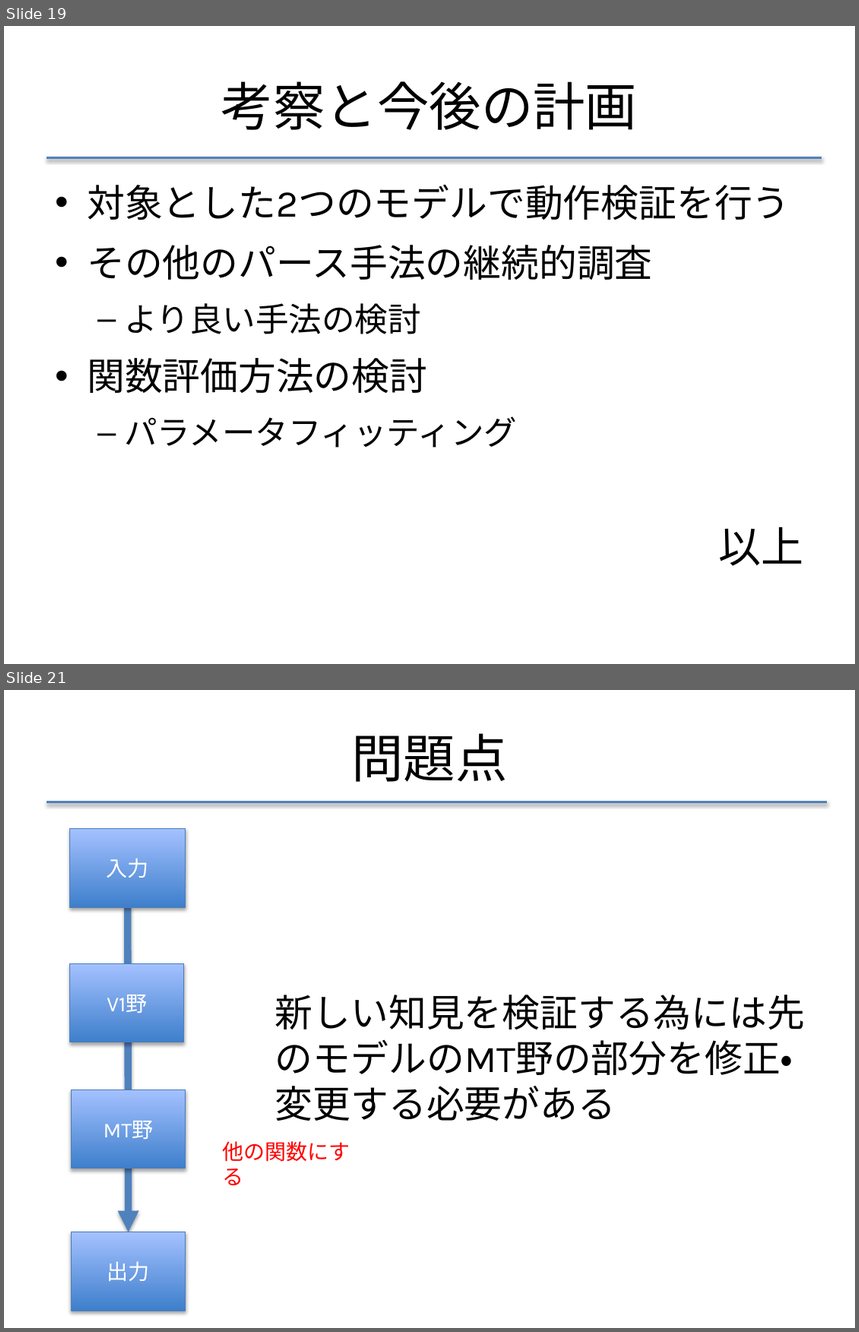
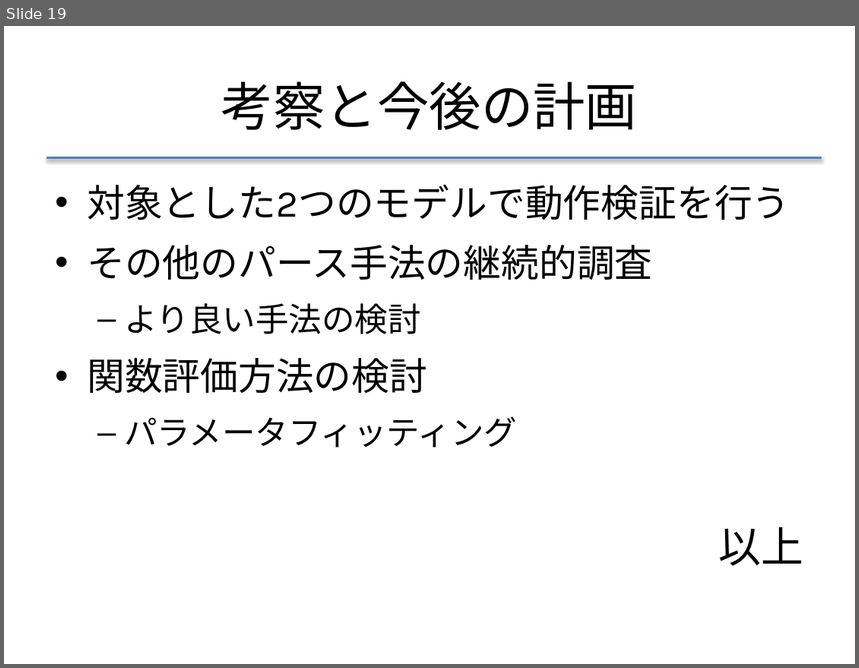
Before and after one commit to f-akazawa/akaz_uecdevelop, a slide deck: doc/中間発表資料.pptx. Shown one above the other, each under a label of ours: slides 19 and 21 before the commit, slide 19 after it; the slides between them are not shown. The pictures are 859x1332 and 859x668 pixels, drawn with LibreOffice and Linux fonts; fonts in the diff are those of the drawing. Boxes give left, top, right and bottom in pixels: in the first picture for what was removed or moved away, otherwise in the second. Text is boxed around its words. In the diff, an @@ line names an element or a change of style, - is before the commit and + after.

```diff
--- a/doc/中間発表資料.pptx
+++ b/doc/中間発表資料.pptx
@@ slide 21 removed at bbox=[4, 690, 855, 1328], background #FFFFFF @@
@@ title removed at bbox=[351, 733, 507, 782] @@
-問題点
@@ line removed from (47, 802) to (827, 802) @@
@@ rectangle removed at bbox=[69, 829, 186, 908] @@
-入力
@@ arrow removed from (127, 907) to (129, 1232) @@
@@ rectangle removed at bbox=[69, 964, 183, 1043] @@
-V1野
@@ text removed at bbox=[275, 995, 805, 1121] @@
-新しい知見を検証する為には先のモデルのMT野の部分を修正・変更する必要がある
@@ rectangle removed at bbox=[71, 1090, 186, 1170] @@
-MT野
@@ text removed at bbox=[222, 1141, 350, 1186] @@
-他の関数にする
@@ rectangle removed at bbox=[71, 1232, 186, 1312] @@
-出力
```
Also in this commit, not shown: 6 slides changed.
